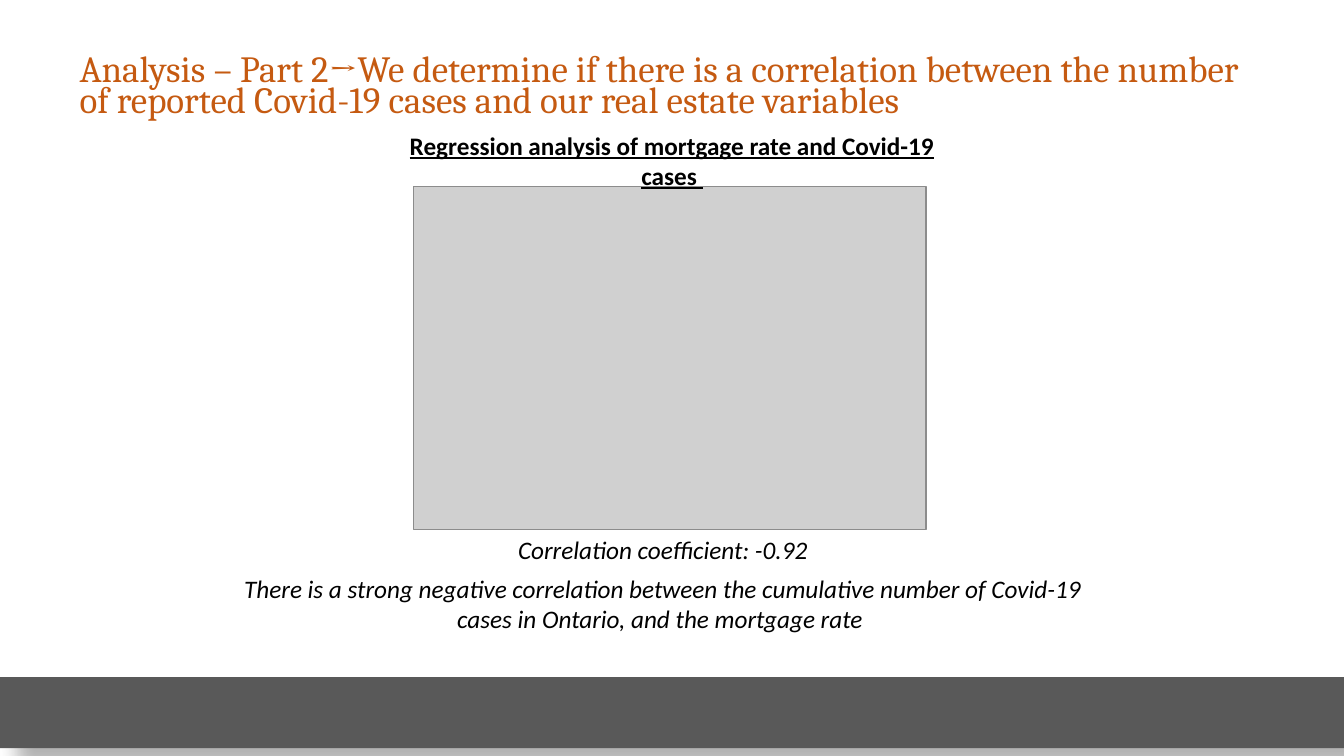
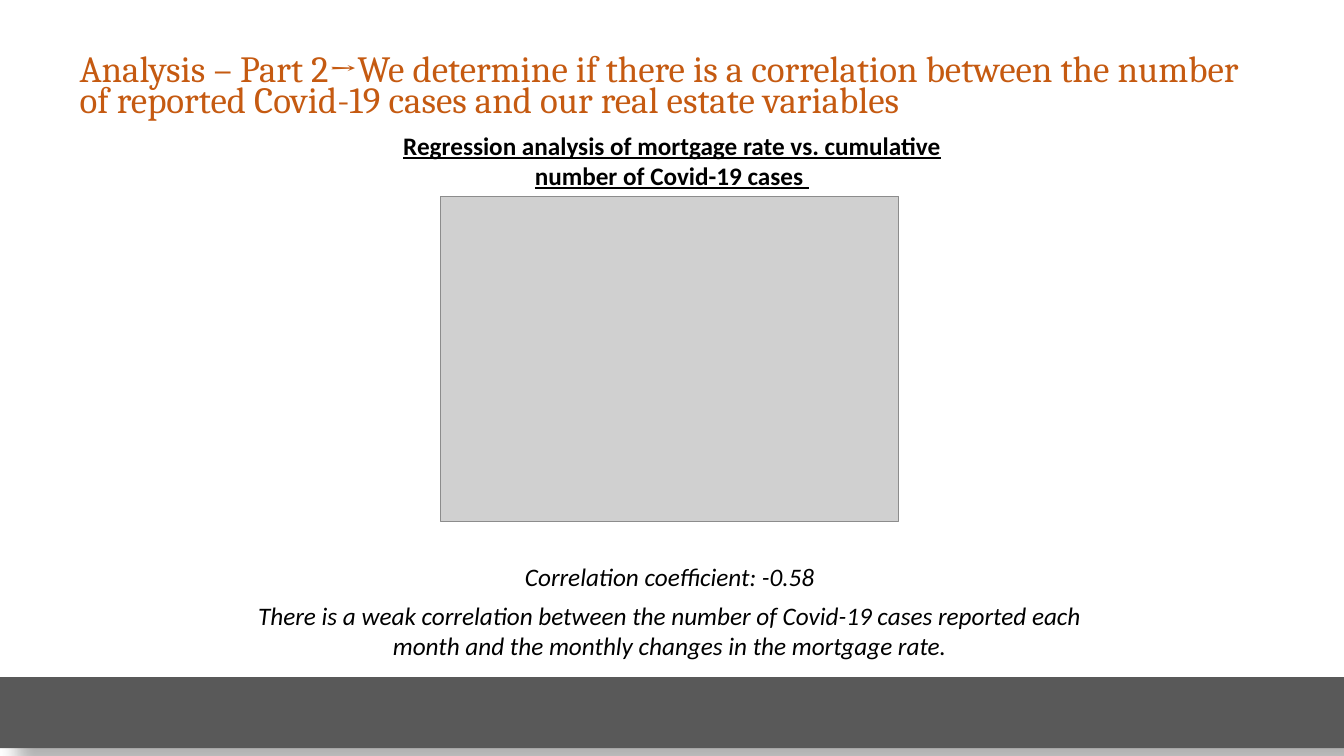
Before and after one commit to elubanska/GTA_real_estate_market, a slide deck: slide 10 of Presentation_proj_1/Real Estate Mkt.pptx. Drawn at 1344x756 pixels with LibreOffice and Linux fonts; fonts in the diff are those of the drawing; grey boxes stand for pictures. Boxes give left, top, right and bottom in pixels: in the first picture for what was removed or moved away, otherwise in the second. Text is boxed around its words. In the diff, an @@ line names an element or a change of style, - is before the commit and + after.

```diff
--- a/Presentation_proj_1/Real Estate Mkt.pptx
+++ b/Presentation_proj_1/Real Estate Mkt.pptx
@@ text at (403, 137, 941, 189): text changed @@
-Regression analysis of mortgage rate and Covid-19 cases
+Regression analysis of mortgage rate vs. cumulative number of Covid-19 cases
@@ picture: place and size @@
-picture at (413, 187, 926, 529)
+picture at (441, 197, 899, 521)
@@ text at (258, 568, 1080, 660): text changed @@
-Correlation coefficient: -0.92
-There is a strong negative correlation between the cumulative number of Covid-19 cases in Ontario, and the mortgage rate
+Correlation coefficient: -0.58
+There is a weak correlation between the number of Covid-19 cases reported each month and the monthly changes in the mortgage rate.
```
Also in this commit, not shown: 2 other slides changed.
